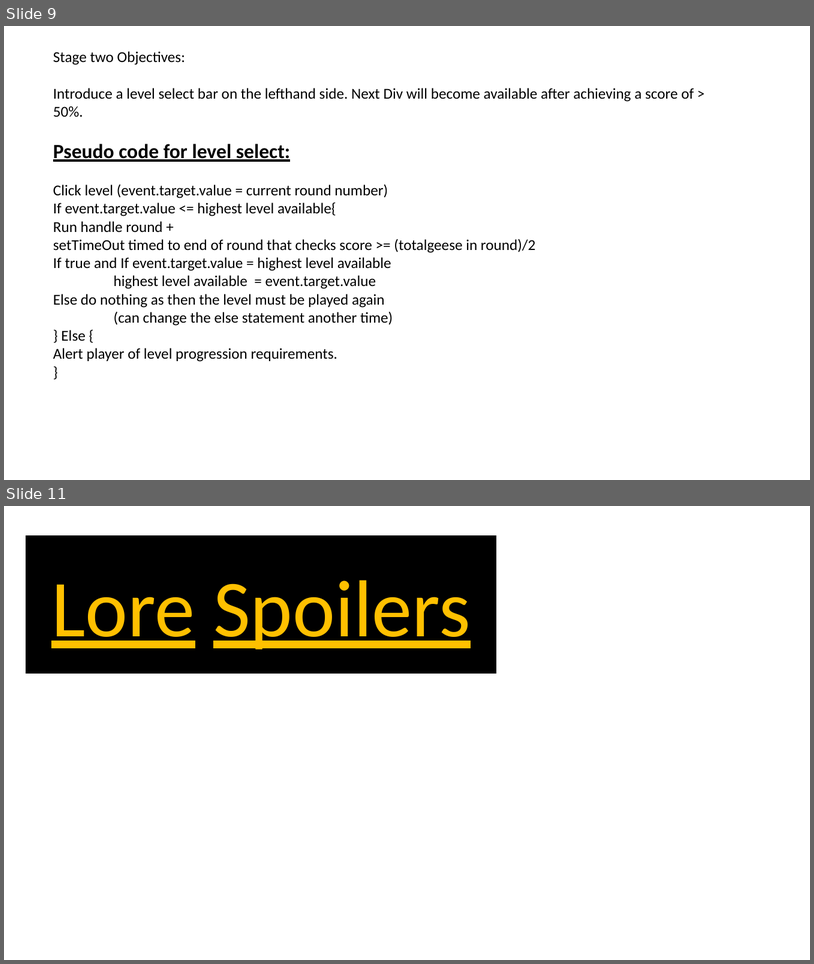
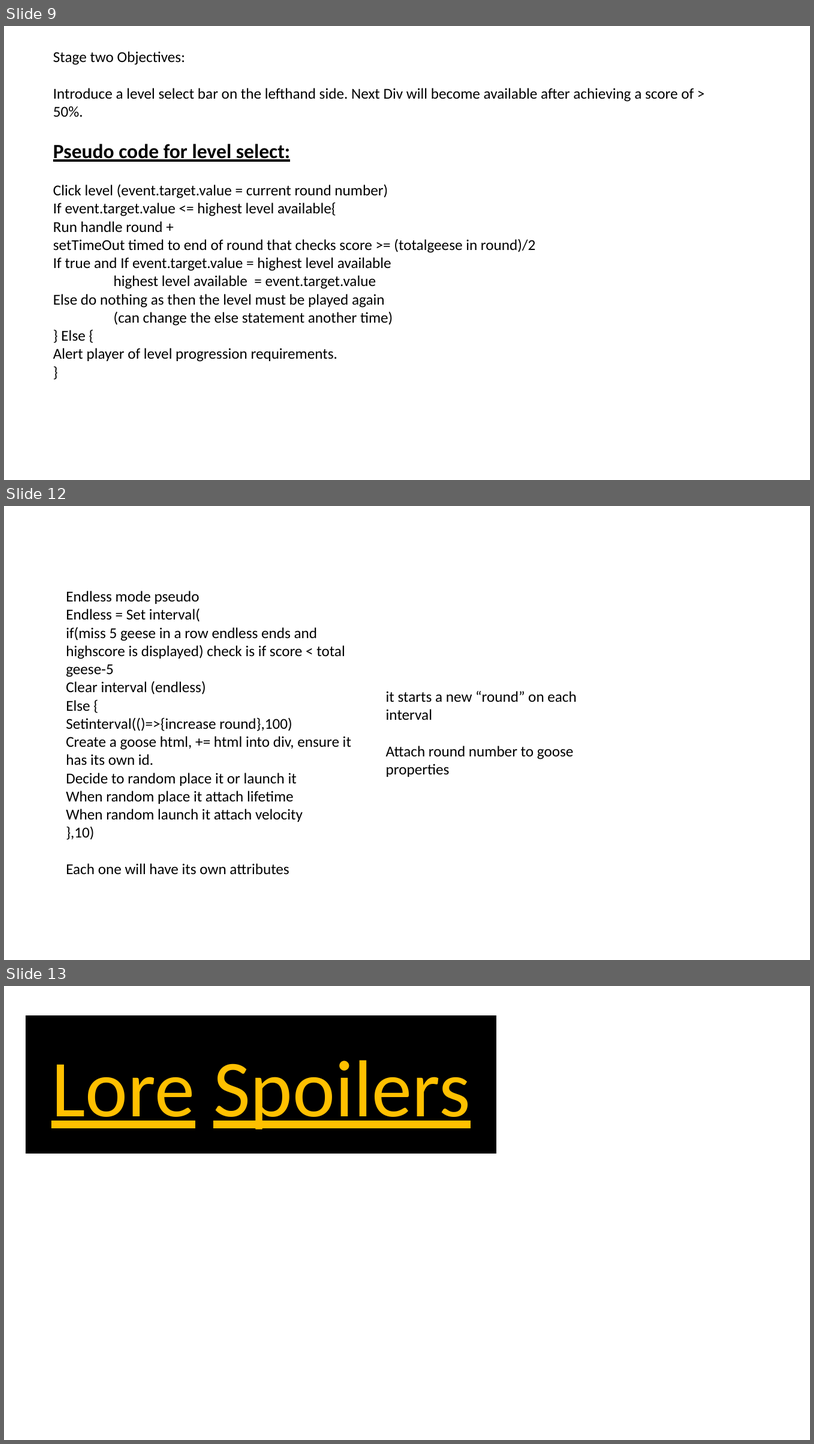
Before and after one commit to TristanPere/Goose-Feed-Game, a slide deck: Goose-Feed-Game.pptx. Shown one above the other, each under a label of ours: slides 9 and 11 before the commit, slides 9, 12 and 13 after it; the slides between them are not shown. The pictures are 814x964 and 814x1444 pixels, drawn with LibreOffice and Linux fonts; fonts in the diff are those of the drawing. Boxes give left, top, right and bottom in pixels: in the first picture for what was removed or moved away, otherwise in the second. Text is boxed around its words. In the diff, an @@ line names an element or a change of style, - is before the commit and + after.

```diff
--- a/Goose-Feed-Game.pptx
+++ b/Goose-Feed-Game.pptx
@@ slide 12 added at (4, 506, 810, 960), background #FFFFFF @@
@@ text added at (66, 591, 351, 874), 18 pt, text #000000 @@
+Endless mode pseudo
+Endless = Set interval(
+if(miss 5 geese in a row endless ends and highscore is displayed) check is if score < total geese-5
+Clear interval (endless)
+Else {
+Setinterval(()=>{increase round},100)
+Create a goose html, += html into div, ensure it has its own id.
+Decide to random place it or launch it
+When random place it attach lifetime
+When random launch it attach velocity
+},10)
+Each one will have its own attributes
@@ text added at (386, 691, 576, 777), 18 pt, text #000000 @@
+it starts a new “round” on each interval
+Attach round number to goose properties
@@ what was slide 11 is now slide 13 @@
```
Also in this commit, not shown: 1 slide changed, 1 other slide added, 1 other file.
